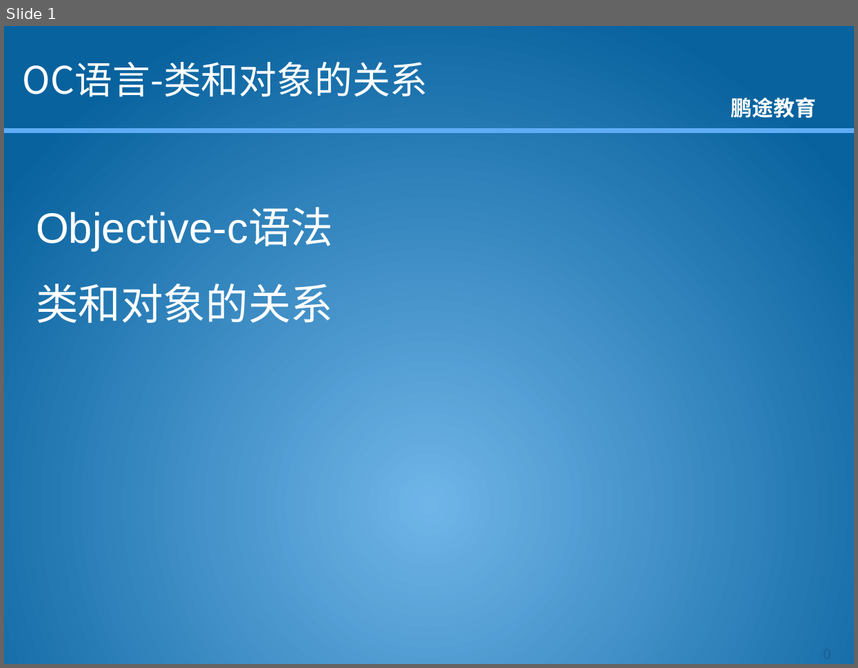
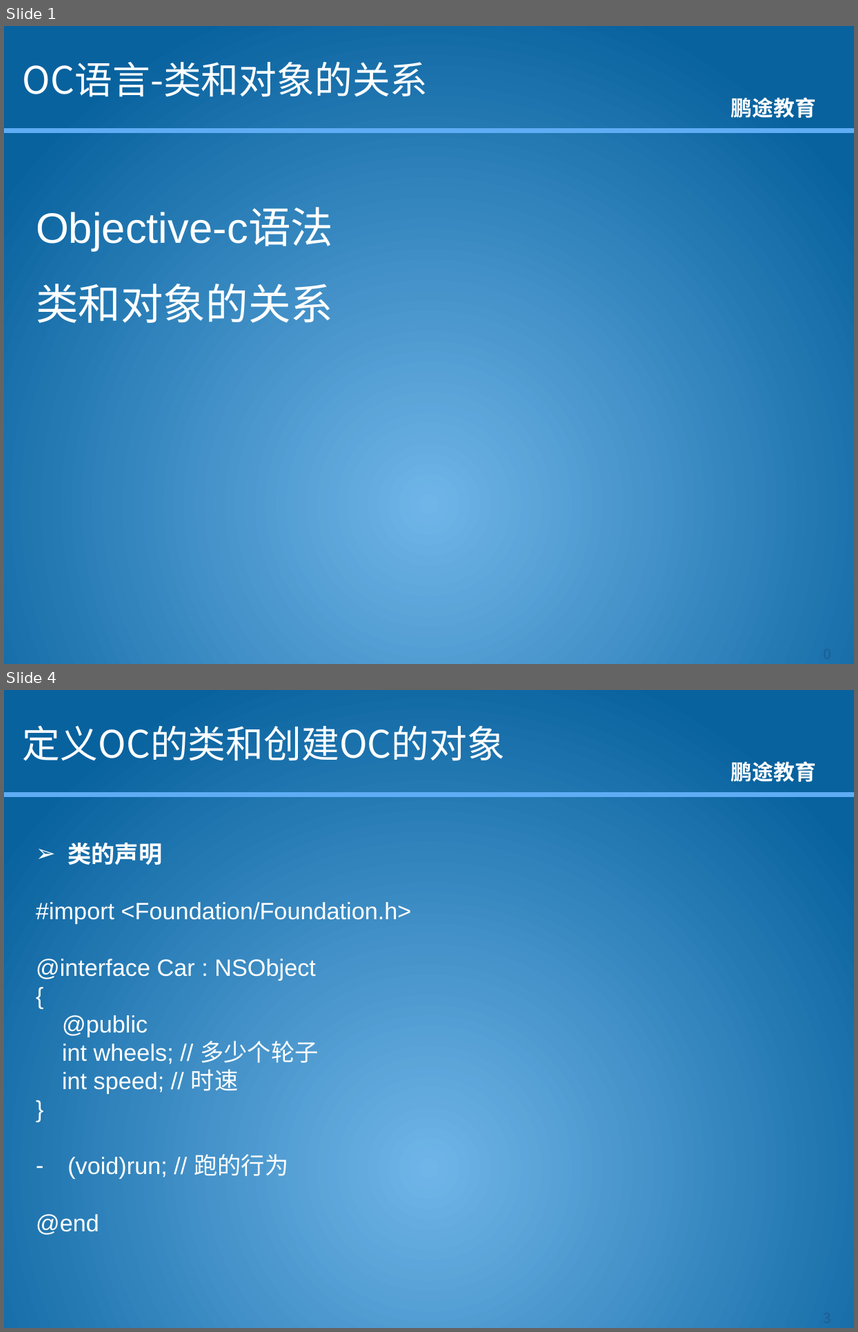
Before and after one commit to kkdmh77/gjh_baoche, a slide deck: 资料/课件/OC/OC语言-1.3-类和对象的关系.pptx. Shown one above the other, each under a label of ours: slide 1 before the commit, slides 1 and 4 after it; the slides between them are not shown. The pictures are 858x668 and 858x1332 pixels, drawn with LibreOffice and Linux fonts; fonts in the diff are those of the drawing; background and template pictures are left out. Boxes give left, top, right and bottom in pixels: in the first picture for what was removed or moved away, otherwise in the second. Text is boxed around its words. In the diff, an @@ line names an element or a change of style, - is before the commit and + after.

```diff
--- a/资料/课件/OC/OC语言-1.3-类和对象的关系.pptx
+++ b/资料/课件/OC/OC语言-1.3-类和对象的关系.pptx
@@ slide 4 added at [4,690,854,1328], background picture (left out); not listed: 2 template elements that a slide beside it also shows @@
@@ title added at [23,726,505,761], 32 pt, text #FFFFFF @@
+定义OC的类和创建OC的对象
@@ text added at [36,842,412,1234], 20 pt, text #FFFFFF @@
+➢ 类的声明
+#import <Foundation/Foundation.h>
+@interface Car : NSObject
+{
+@public
+int wheels; // 多少个轮子
+int speed; // 时速
+}
+– (void)run; // 跑的行为
+@end
@@ page number added at [791,1303,854,1328], 12 pt, text #1D629B, bold @@
+3
```
Also in this commit, not shown: 6 other slides added, 8 other files.
